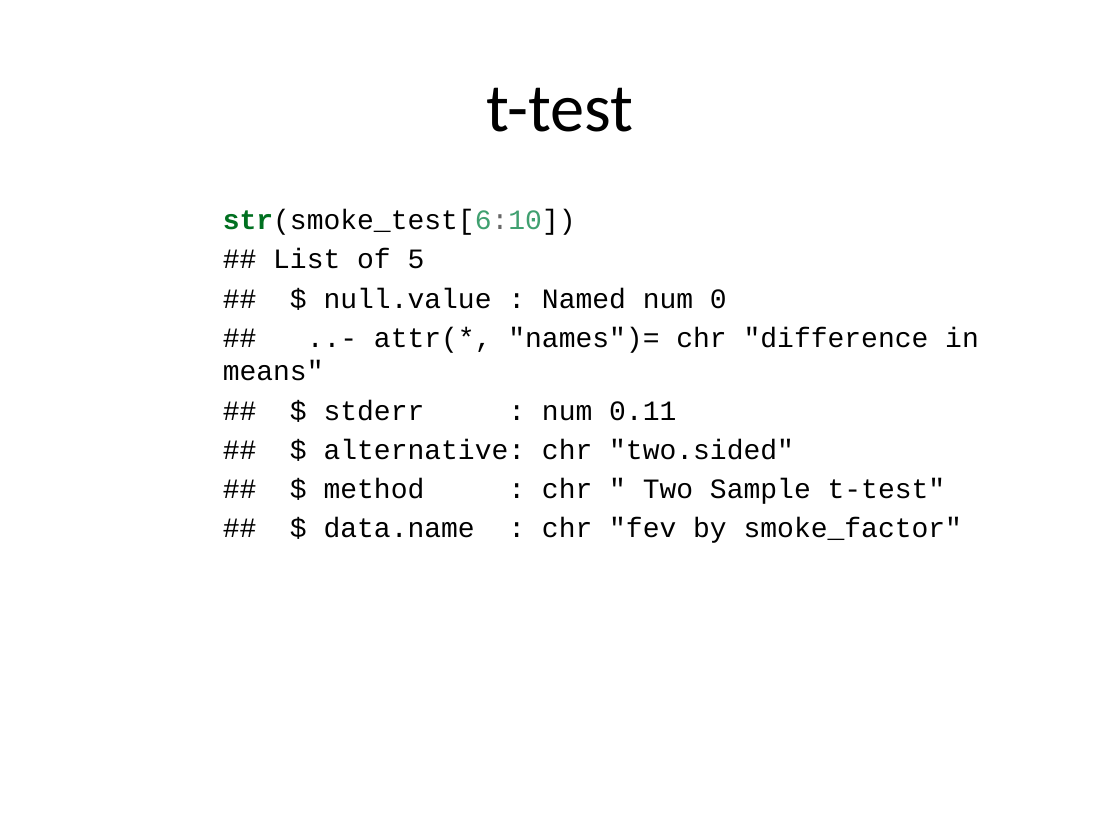
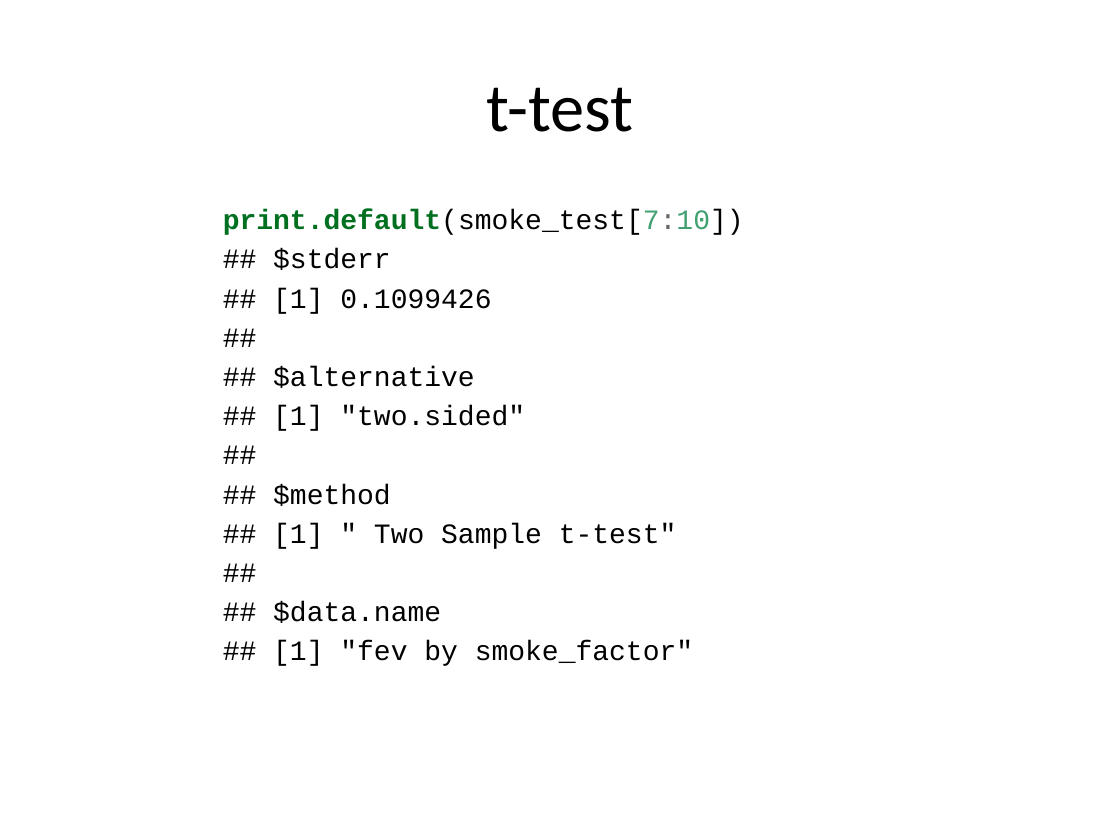
Before and after one commit to pmean/classes, a slide deck: slide 22 of introduction-to-r/src/v07-slides-and-speaker-notes.pptx (slide 17 before the commit). Drawn at 1120x840 pixels with LibreOffice and Linux fonts; fonts in the diff are those of the drawing. Boxes give left, top, right and bottom in pixels: in the first picture for what was removed or moved away, otherwise in the second. Text is boxed around its words. In the diff, an @@ line names an element or a change of style, - is before the commit and + after.

```diff
--- a/introduction-to-r/src/v07-slides-and-speaker-notes.pptx
+++ b/introduction-to-r/src/v07-slides-and-speaker-notes.pptx
@@ text at (223,209,744,666): text changed @@
-str(smoke_test[6:10])
-## List of 5
-## $ null.value : Named num 0
-## ..- attr(*, "names")= chr "difference in means"
-## $ stderr : num 0.11
-## $ alternative: chr "two.sided"
-## $ method : chr " Two Sample t-test"
-## $ data.name : chr "fev by smoke_factor"
+print.default(smoke_test[7:10])
+## $stderr
+## [1] 0.1099426
+##
+## $alternative
+## [1] "two.sided"
+##
+## $method
+## [1] " Two Sample t-test"
+##
+## $data.name
+## [1] "fev by smoke_factor"
```
Also in this commit, not shown: 9 other slides changed, 28 slides added, 1 slide removed, 25 other files.
